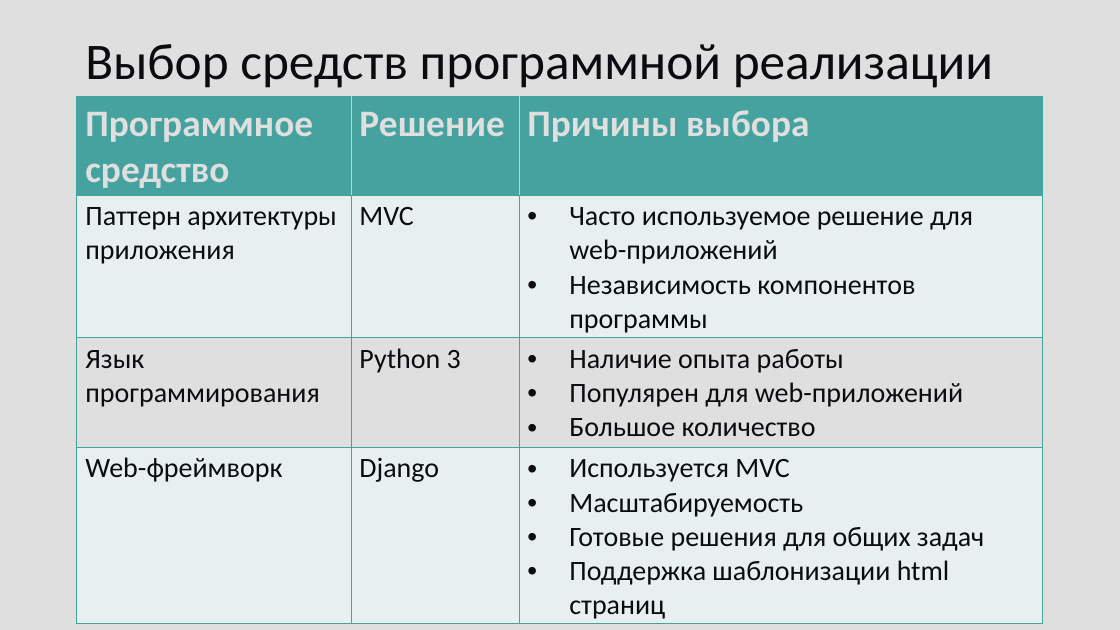
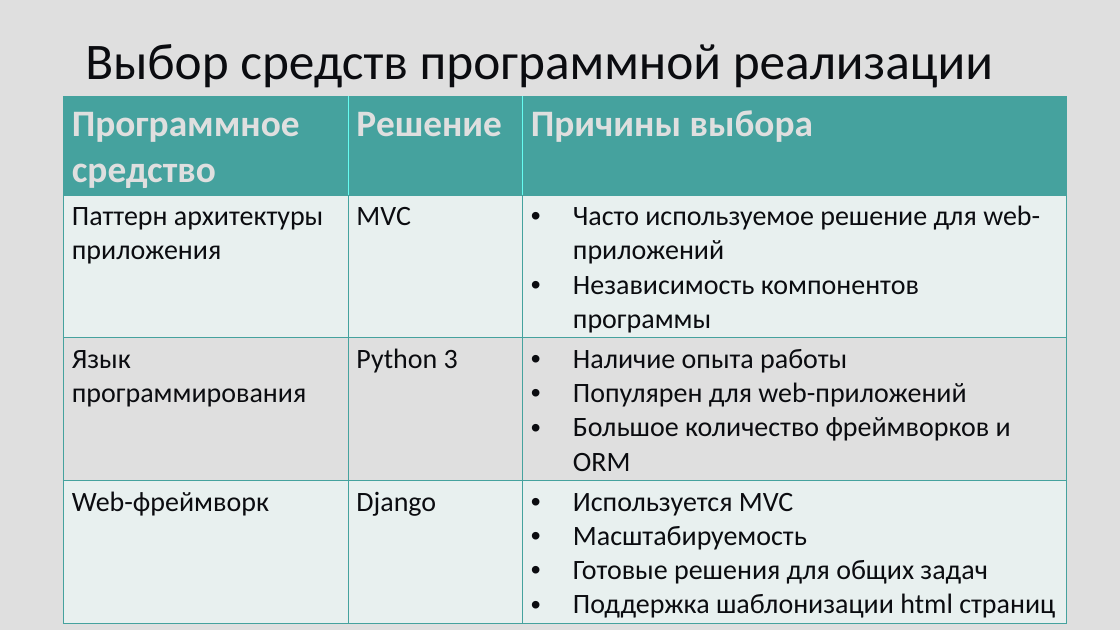
Before and after one commit to fairay/CourseDataBase, a slide deck: slide 6 of docs/presentation.pptx. Drawn at 1120x630 pixels with LibreOffice and Linux fonts; fonts in the diff are those of the drawing. Boxes give left, top, right and bottom in pixels: in the first picture for what was removed or moved away, otherwise in the second. Text is boxed around its words. In the diff, an @@ line names an element or a change of style, - is before the commit and + after.

```diff
--- a/docs/presentation.pptx
+++ b/docs/presentation.pptx
@@ table at bbox=[64, 97, 1068, 623] @@
-row 3, column 3: Наличие опыта работы / Популярен для web-приложений / Большое количество
+row 3, column 3: Наличие опыта работы / Популярен для web-приложений / Большое количество фреймворков и ORM
@@ table: place and size @@
-table at bbox=[77, 97, 1044, 623]
+table at bbox=[64, 97, 1068, 623]
```
Also in this commit, not shown: 4 other slides changed, 17 other files.
